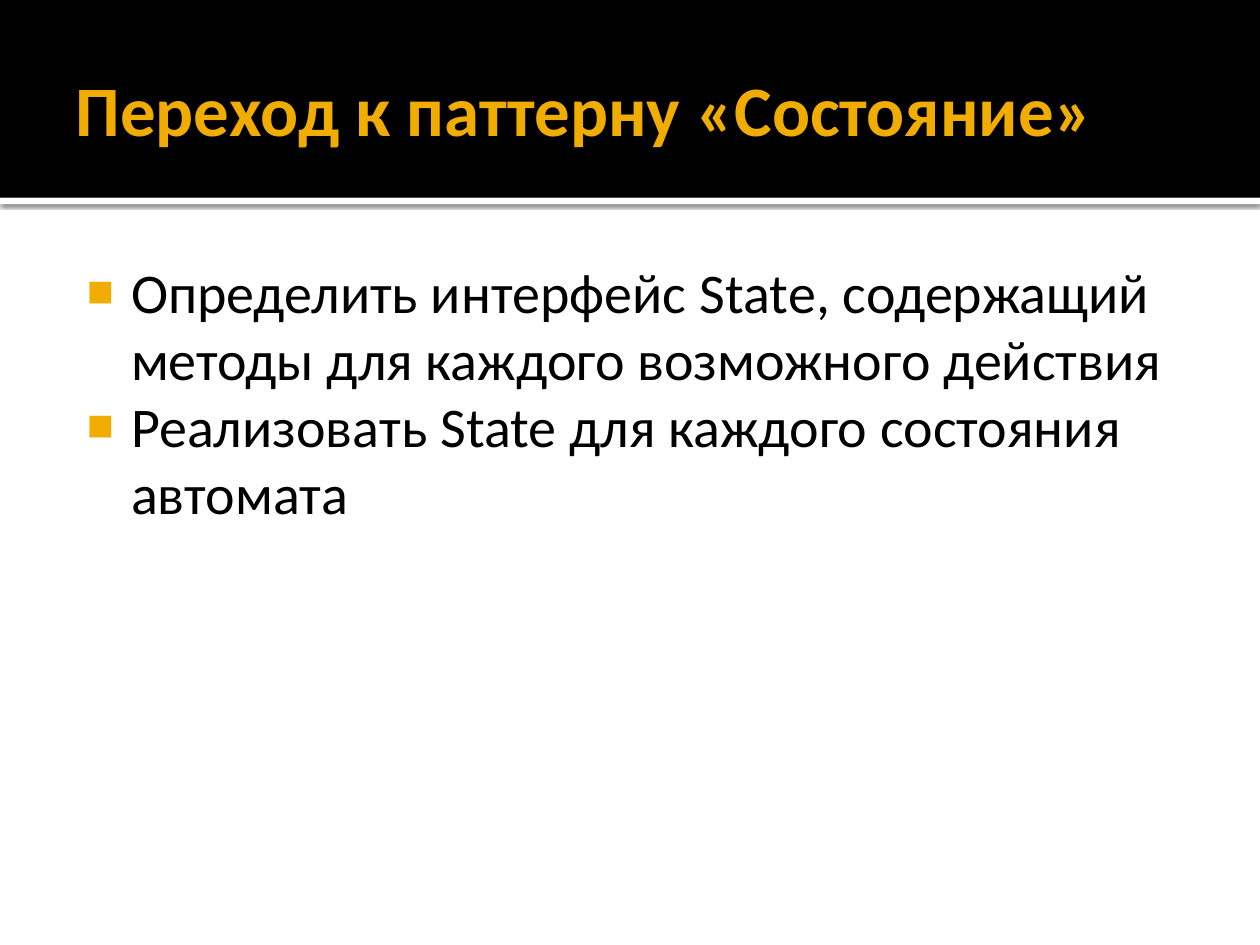
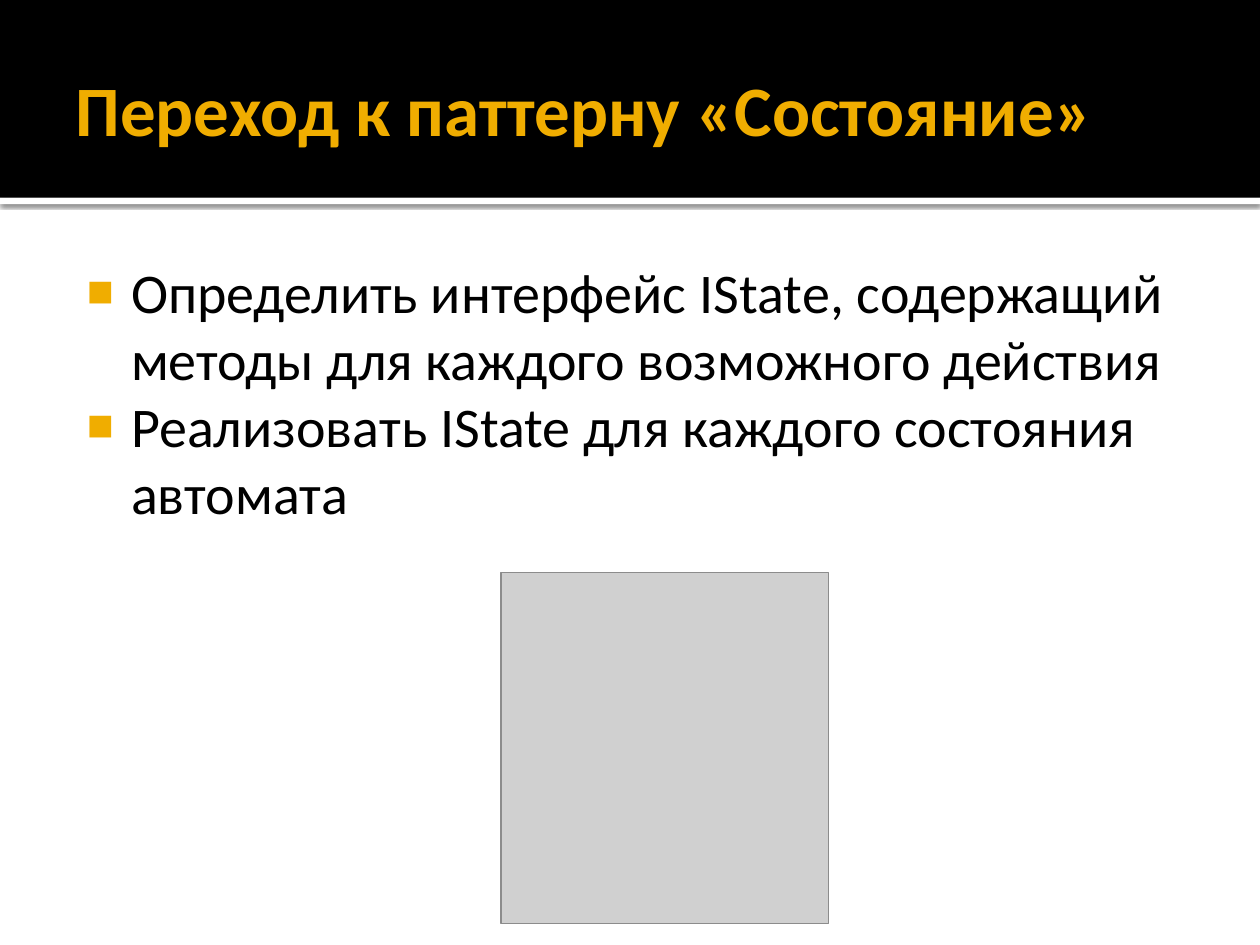
Before and after one commit to alexey-malov/ood, a slide deck: slide 15 of lectures/11.state/state.pptx (slide 14 before the commit). Drawn at 1260x945 pixels with LibreOffice and Linux fonts; fonts in the diff are those of the drawing; grey boxes stand for pictures. Boxes give left, top, right and bottom in pixels: in the first picture for what was removed or moved away, otherwise in the second. Text is boxed around its words. In the diff, an @@ line names an element or a change of style, - is before the commit and + after.

Commit message:
Обновил лекцию по паттерну "Состояние"

```diff
--- a/lectures/11.state/state.pptx
+++ b/lectures/11.state/state.pptx
@@ text at (131, 275, 1163, 515): text changed @@
-■ Определить интерфейс State, содержащий методы для каждого возможного действия
-■ Реализовать State для каждого состояния автомата
+■ Определить интерфейс IState, содержащий методы для каждого возможного действия
+■ Реализовать IState для каждого состояния автомата
@@ picture added at (501, 573, 829, 925) @@
```
Also in this commit, not shown: 8 other slides changed, 6 slides added, 1 other file.
